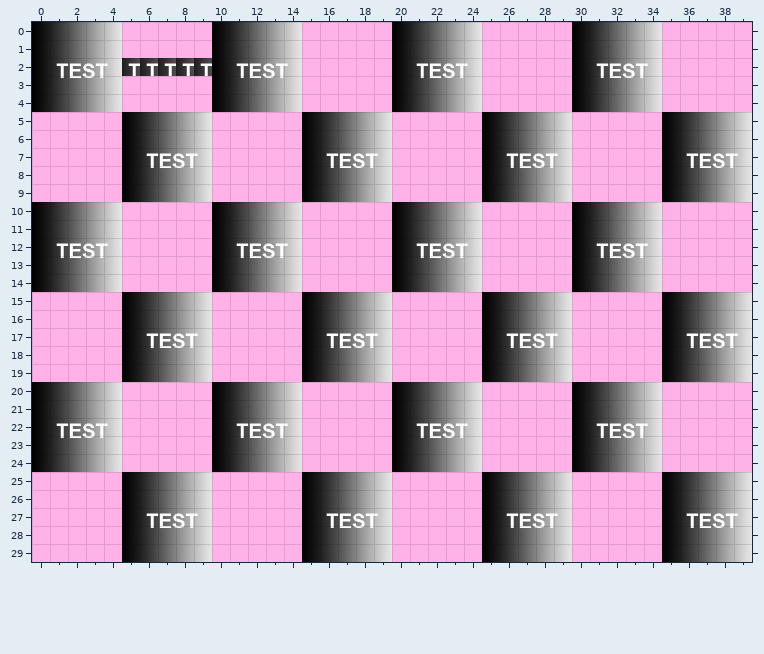
A Tiled map (JSON) gets an edit: Game/assets/maps/map01.json. That is the earlier state.
Cells are 32x32 px. Shown: x 0..39, y 0..29.
And afterwards:
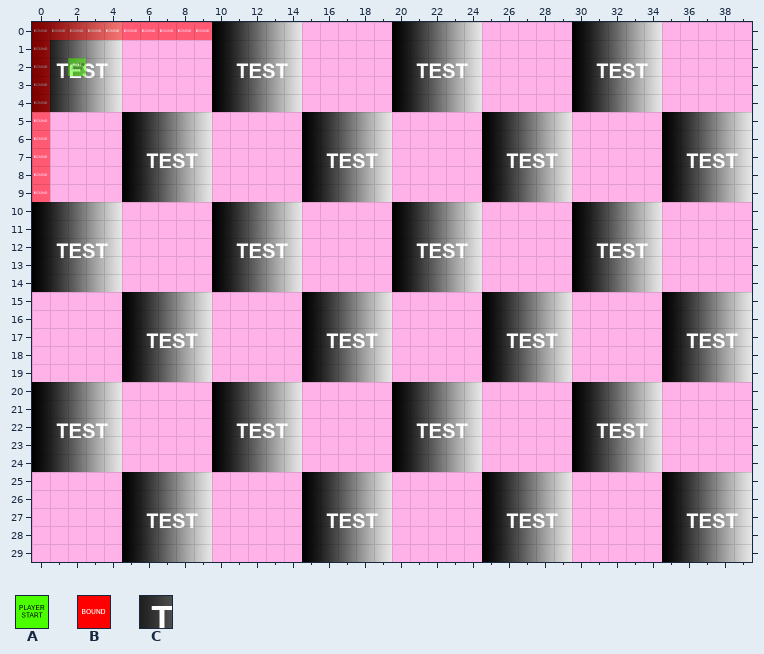
Key: from "EngineTileset": A 0 "PlayerSpawn", B 3 "Bound"; from "TestTiles": C 11.
_ is an empty cell, . an unchanged one.
Objects are placed by their top-left corner, in cells (3,4 is the top-left corner of cell 3,4); size is 1x1 cell unless given.
From old to new:
--- layer "Tile Layer 1"
@@ x 5..9 @@
- 2 CCCCC
+ 2 _____
--- layer "Object Layer 2" (added)
+B "Bound" at 0,0
+B "Bound" at 3,0
+B "Bound" at 1,0
+B "Bound" at 2,0
+B "Bound" at 4,0
+B "Bound" at 5,0
+B "Bound" at 6,0
+B "Bound" at 8,0
+B "Bound" at 7,0
+B "Bound" at 9,0
+B "Bound" at 0,1
+A "Player" at 2,2
+B "Bound" at 0,2
+B "Bound" at 0,3
+B "Bound" at 0,4
+B "Bound" at 0,5
+B "Bound" at 0,6
+B "Bound" at 0,7
+B "Bound" at 0,8
+B "Bound" at 0,9
Changed places in both pictures, as pixel boxes (x1, y1, x2, y2):
changed: (32, 22, 212, 202)
